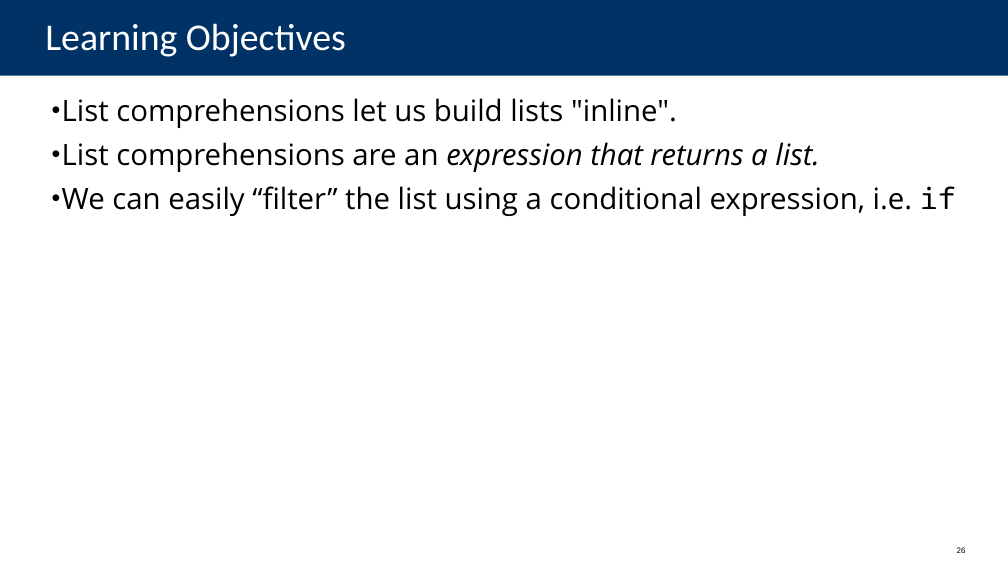
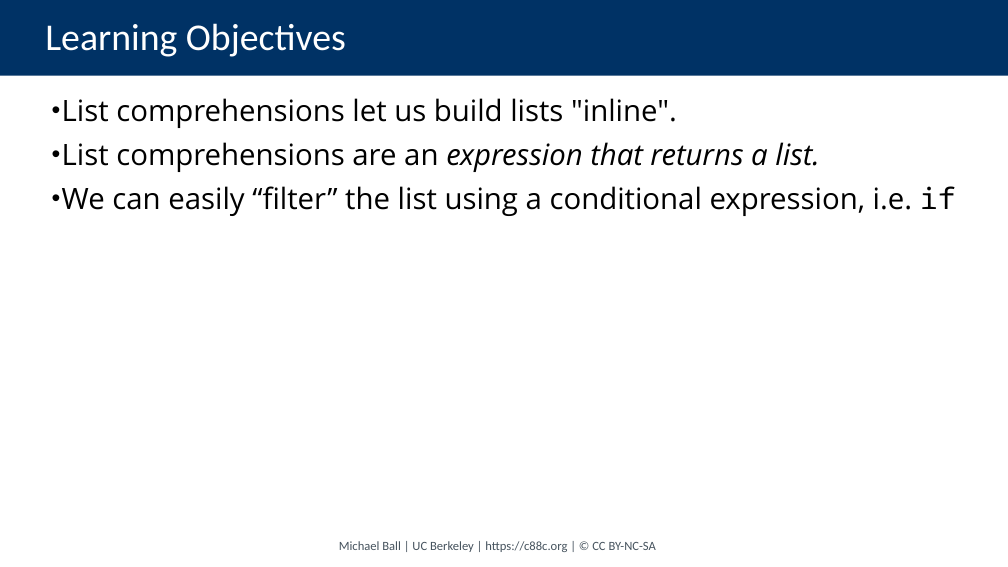
Before and after one commit to cs88-website/sp24, a slide deck: slide 41 of assets/slides/sp24/04-Sequences.pptx (slide 26 before the commit). Drawn at 1008x567 pixels with LibreOffice and Linux fonts; fonts in the diff are those of the drawing. Boxes give left, top, right and bottom in pixels: in the first picture for what was removed or moved away, otherwise in the second. Text is boxed around its words. In the diff, an @@ line names an element or a change of style, - is before the commit and + after.

```diff
--- a/assets/slides/sp24/04-Sequences.pptx
+++ b/assets/slides/sp24/04-Sequences.pptx
@@ text added at [339, 541, 656, 552], 12 pt, text #46535E @@
+Michael Ball | UC Berkeley | https://c88c.org | © CC BY-NC-SA
@@ page number removed at [957, 547, 966, 553] @@
-26
```
Also in this commit, not shown: 17 other slides changed, 17 slides added, 2 slides removed, 41 other files.
